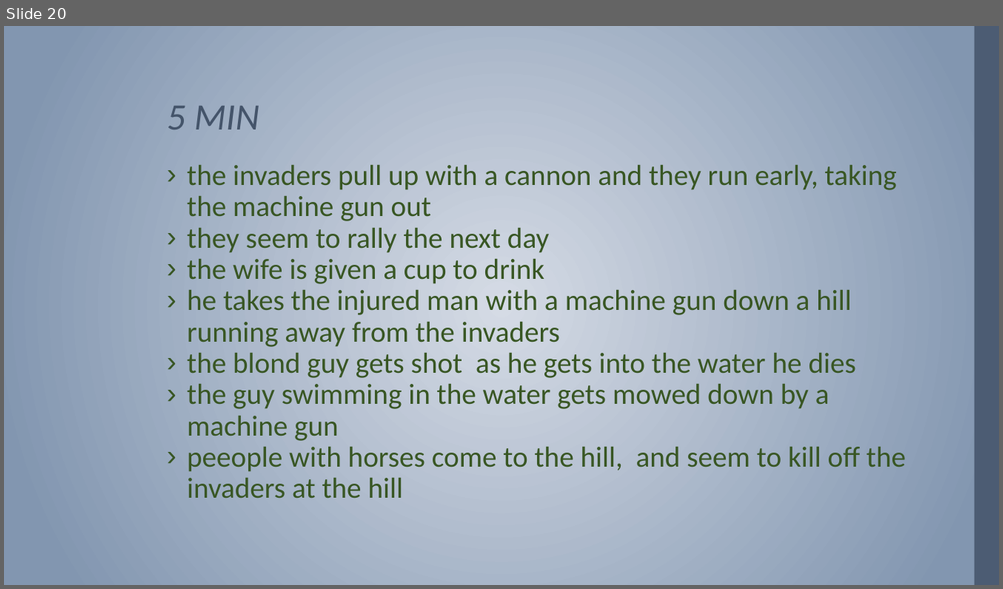
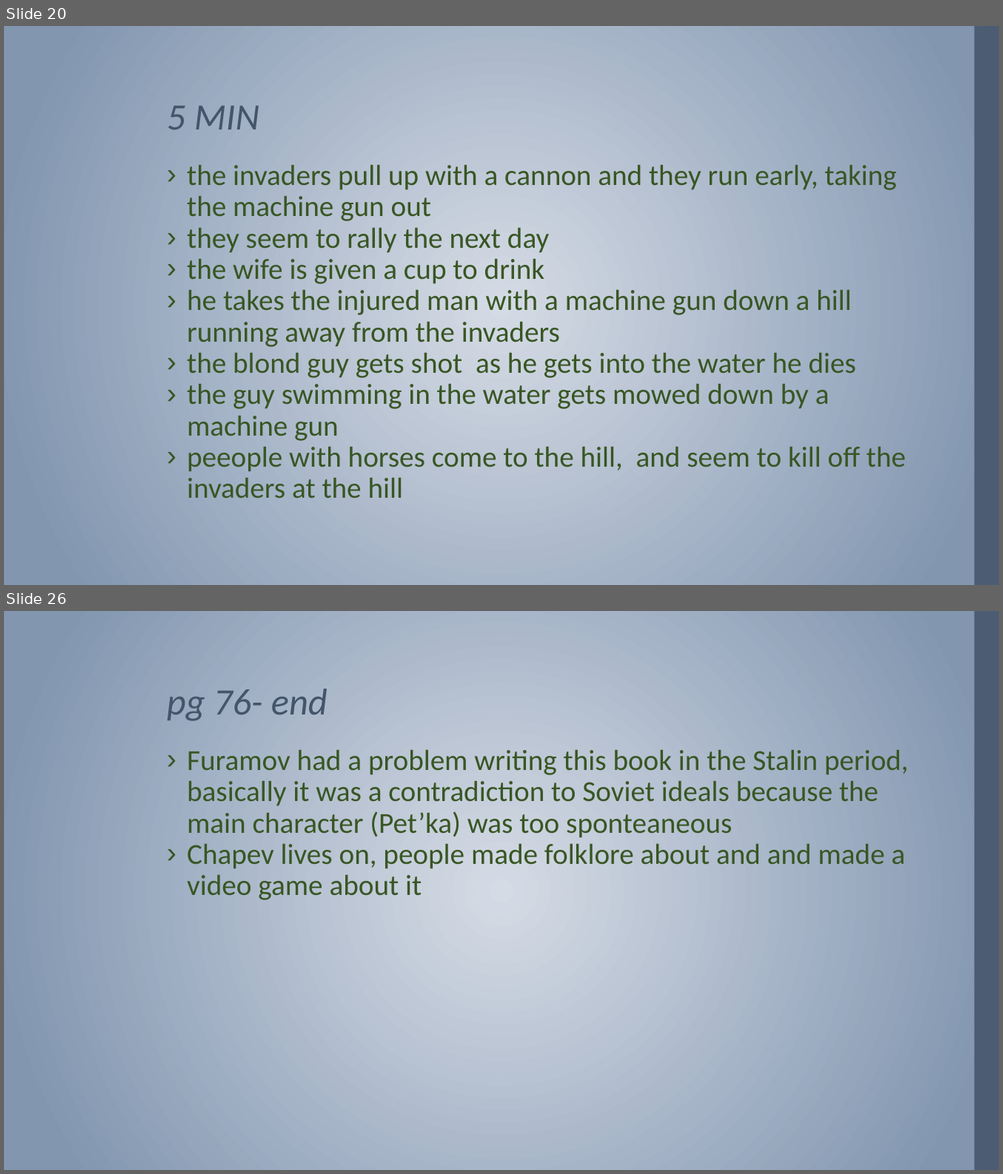
Before and after one commit to MichaelOdumosu57/Spring_2017, a slide deck: Spring 2017 Semester/Music or Arts/ARUS HW/14 ARUS HW/ARUS 280 HW #14.pptx. Shown one above the other, each under a label of ours: slide 20 before the commit, slides 20 and 26 after it; the slides between them are not shown. The pictures are 1003x589 and 1003x1174 pixels, drawn with LibreOffice and Linux fonts; fonts in the diff are those of the drawing; background and template pictures are left out. Boxes give left, top, right and bottom in pixels: in the first picture for what was removed or moved away, otherwise in the second. Text is boxed around its words. In the diff, an @@ line names an element or a change of style, - is before the commit and + after.

```diff
--- a/Spring 2017 Semester/Music or Arts/ARUS HW/14 ARUS HW/ARUS 280 HW #14.pptx
+++ b/Spring 2017 Semester/Music or Arts/ARUS HW/14 ARUS HW/ARUS 280 HW #14.pptx
@@ slide 26 added at (4,611,999,1170), background gradient #D5DBE5 to #8296B0; not listed: 1 template element that a slide beside it also shows @@
@@ title added at (167,689,327,721), 36 pt, text #44546A, italic @@
+pg 76- end
@@ text added at (187,750,908,900), 28 pt, text #385623 @@
+› Furamov had a problem writing this book in the Stalin period, basically it was a contradiction to Soviet ideals because the main character (Pet’ka) was too sponteaneous
+› Chapev lives on, people made folklore about and and made a video game about it
```
Also in this commit, not shown: 8 other slides added.
